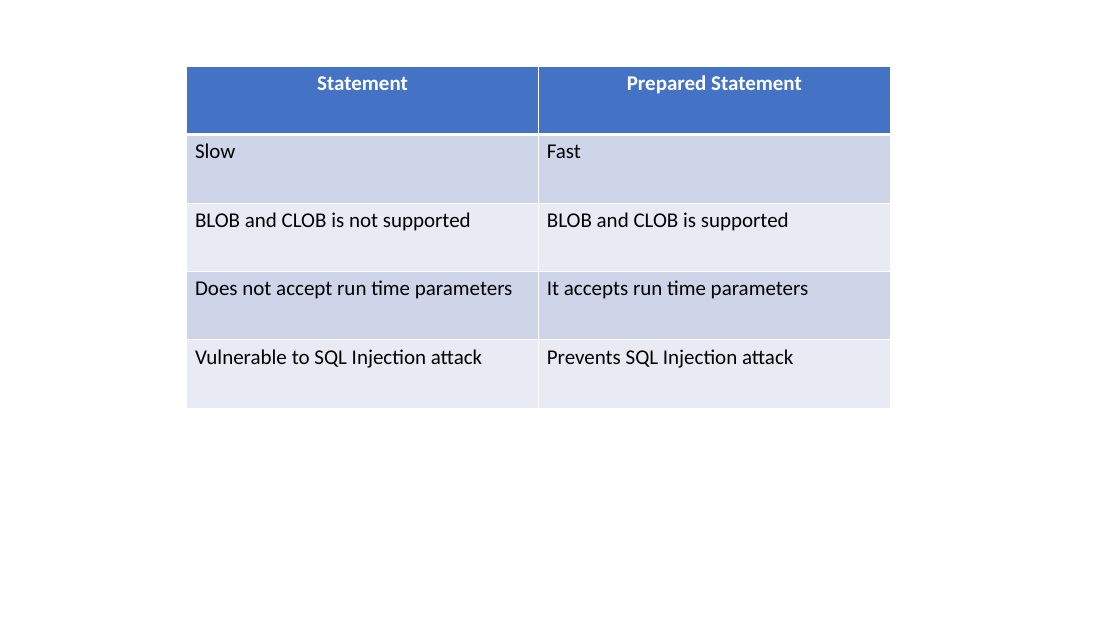
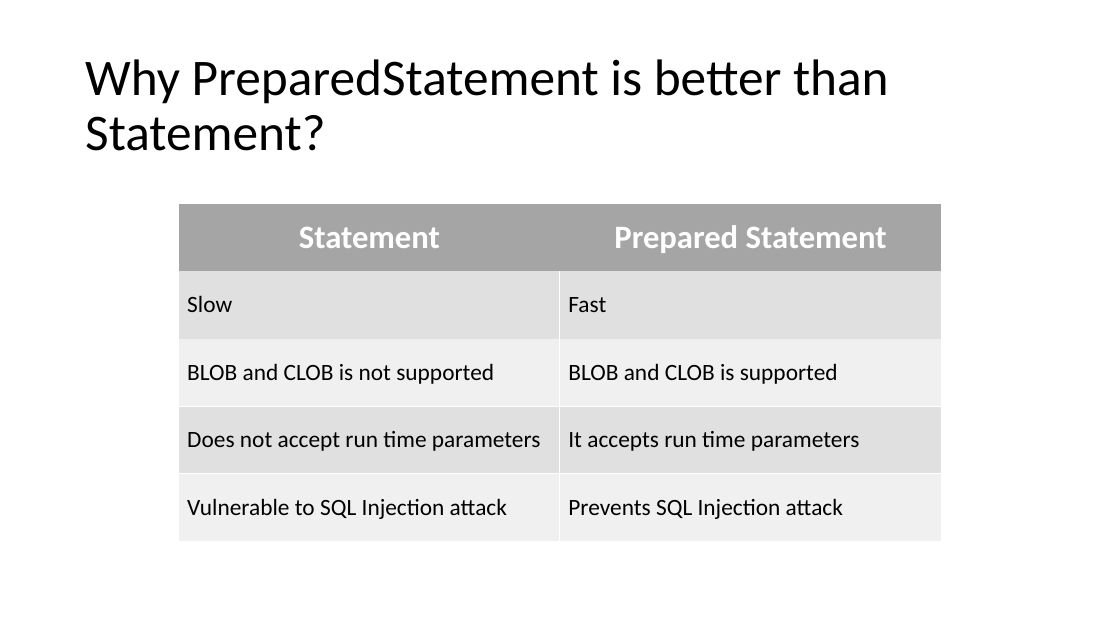
Before and after one commit to psp2108/JDBC_demo, a slide deck: slide 12 of JDBC_PPT/JDBC.pptx. Drawn at 1120x630 pixels with LibreOffice and Linux fonts; fonts in the diff are those of the drawing. Boxes give left, top, right and bottom in pixels: in the first picture for what was removed or moved away, otherwise in the second. Text is boxed around its words. In the diff, an @@ line names an element or a change of style, - is before the commit and + after.

```diff
--- a/JDBC_PPT/JDBC.pptx
+++ b/JDBC_PPT/JDBC.pptx
@@ text added at <box>85,59,889,151</box>, 44 pt, text #000000 @@
+Why PreparedStatement is better than Statement?
@@ table at <box>179,204,942,542</box> @@
@@ fill #4472C4 to #A5A5A5 in row 1 @@
@@ fill #CFD5EA to #E1E1E1 in 4 cells @@
@@ fill #E9EBF5 to #F0F0F0 in 4 cells @@
@@ size 18 to 28 pt in "Statement", "Prepared Statement" @@
@@ size 18 to 20 pt in "Slow", "Fast", "BLOB and CLOB is not supported", "BLOB and CLOB is supported" and 4 more places @@
@@ borders changed @@
@@ table: place and size @@
-table at <box>187,66,891,409</box>
+table at <box>179,204,942,542</box>
```
Also in this commit, not shown: 11 other slides changed, 4 slides added, 3 slides removed.
